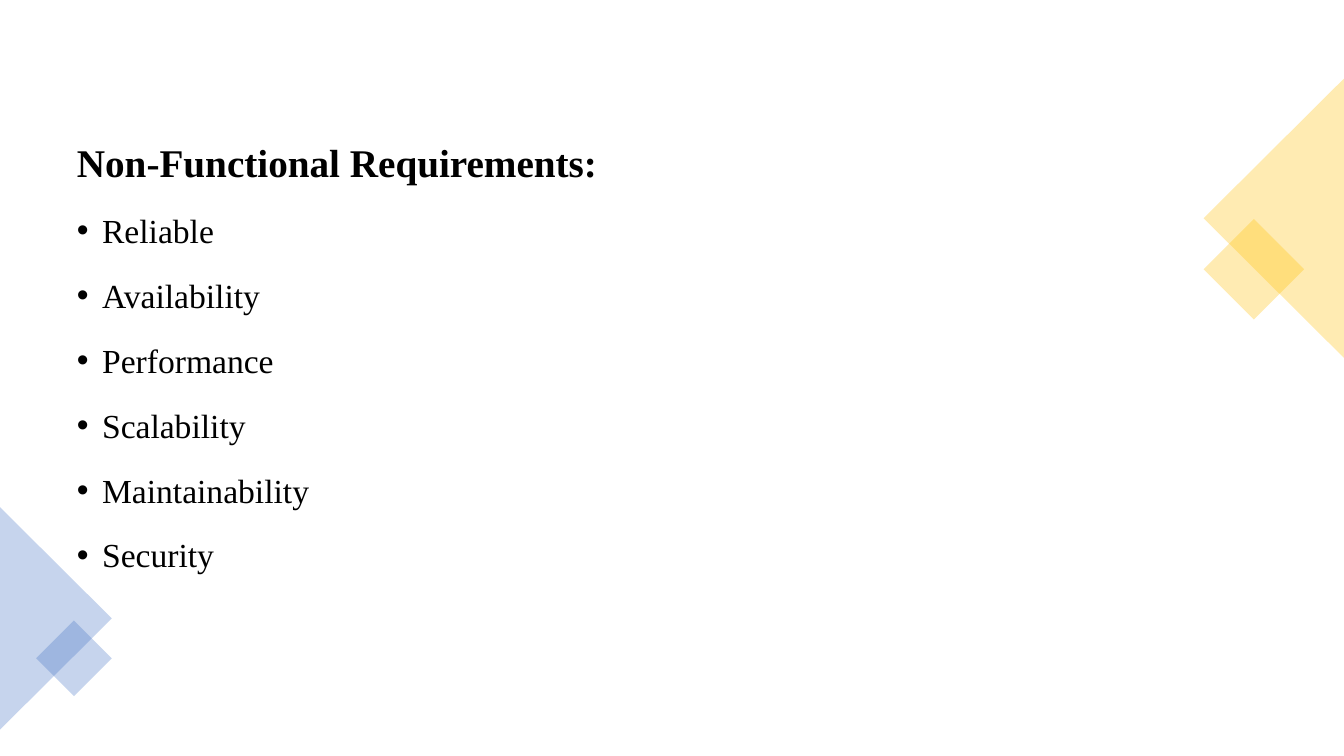
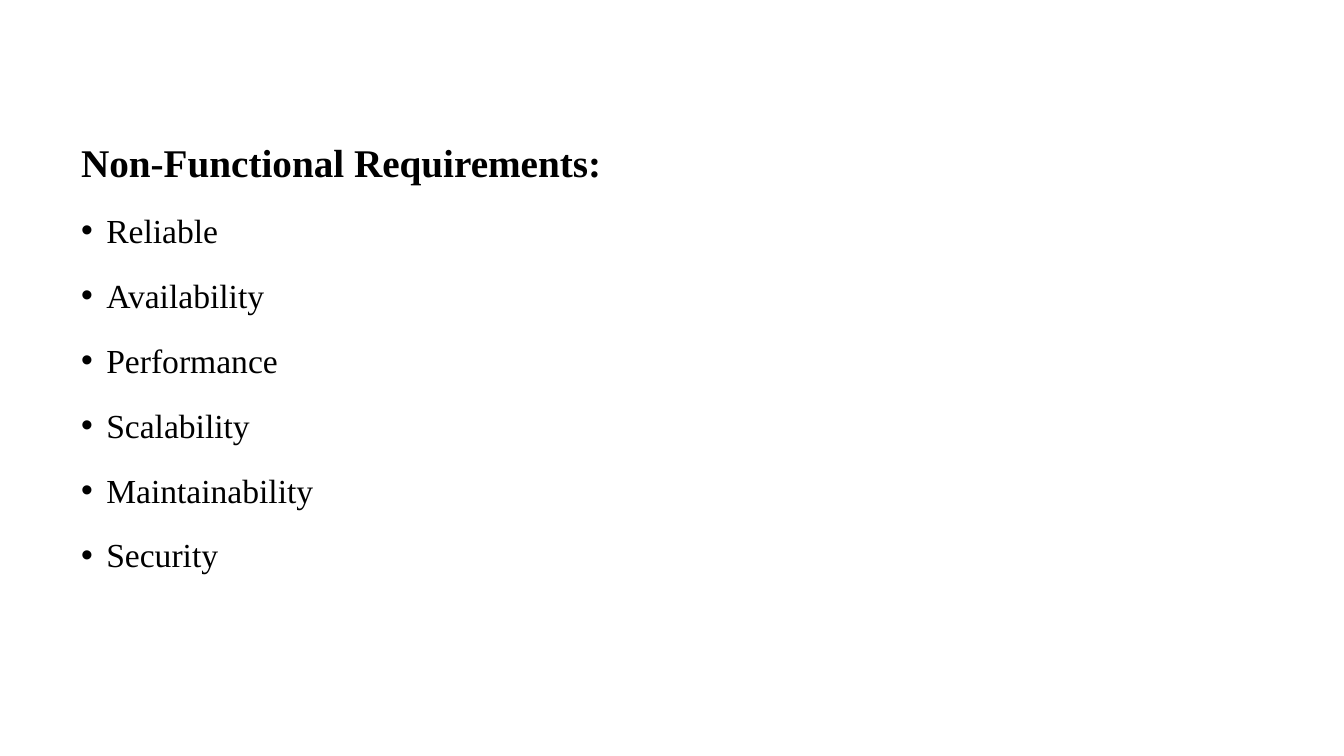
Before and after one commit to sujanW0W/MajorProject, a slide deck: slide 7 of Image colorization and Inpainting/Image inpainting and colourization.pptx. Drawn at 1344x756 pixels with LibreOffice and Linux fonts; fonts in the diff are those of the drawing. Boxes give left, top, right and bottom in pixels: in the first picture for what was removed or moved away, otherwise in the second. Text is boxed around its words. In the diff, an @@ line names an element or a change of style, - is before the commit and + after.

```diff
--- a/Image colorization and Inpainting/Image inpainting and colourization.pptx
+++ b/Image colorization and Inpainting/Image inpainting and colourization.pptx
@@ triangle removed at [1204,79,1344,358] @@
@@ text "Non-Functional Requirements:": place and size @@
-text "Non-Functional Requirements:" at [77,149,597,574]
+text "Non-Functional Requirements:" at [81,149,601,574]
@@ rectangle removed at [1204,219,1305,320] @@
@@ triangle removed at [0,507,112,730] @@
@@ rectangle removed at [36,620,112,696] @@
```
Also in this commit, not shown: 14 other slides changed, 8 slides added.
